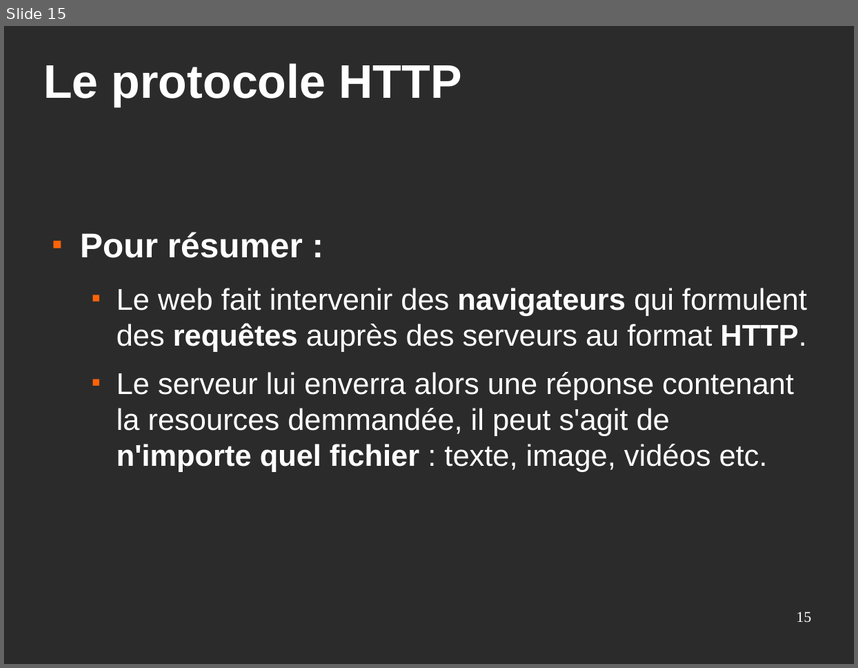
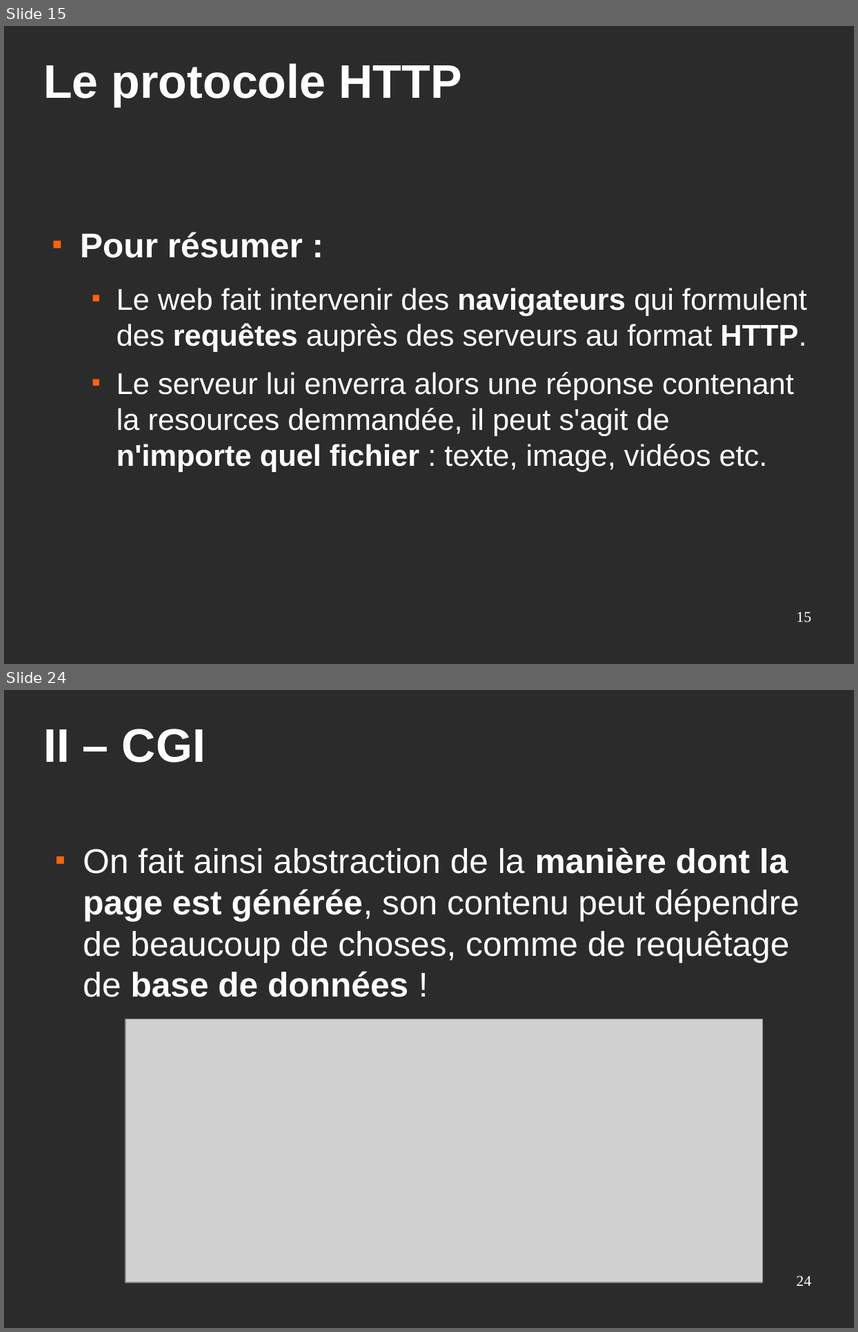
Before and after one commit to Eirbware/Formation, a slide deck: presentations/fondements.odp. Shown one above the other, each under a label of ours: slide 15 before the commit, slides 15 and 24 after it; the slides between them are not shown. The pictures are 858x668 and 858x1332 pixels, drawn with LibreOffice and Linux fonts; fonts in the diff are those of the drawing; grey boxes stand for pictures; background and template pictures are left out; a plain dark background stands for a picture behind light text. Boxes give left, top, right and bottom in pixels: in the first picture for what was removed or moved away, otherwise in the second. Text is boxed around its words. In the diff, an @@ line names an element or a change of style, - is before the commit and + after.

```diff
--- a/presentations/fondements.odp
+++ b/presentations/fondements.odp
@@ slide 24 added at bbox=[4, 690, 854, 1328], background picture (left out) @@
@@ title added at bbox=[43, 729, 205, 762], 44 pt, text #FFFFFF, bold @@
+II – CGI
@@ text added at bbox=[83, 847, 800, 997], 32 pt, text #FFFFFF @@
+■ On fait ainsi abstraction de la manière dont la page est générée, son contenu peut dépendre de beaucoup de choses, comme de requêtage de base de données !
@@ picture added at bbox=[125, 1018, 763, 1281] @@
@@ page number added at bbox=[796, 1275, 811, 1285], 14 pt, text #FFFFFF @@
+24
```
Also in this commit, not shown: 3 slides changed, 13 other slides added.
